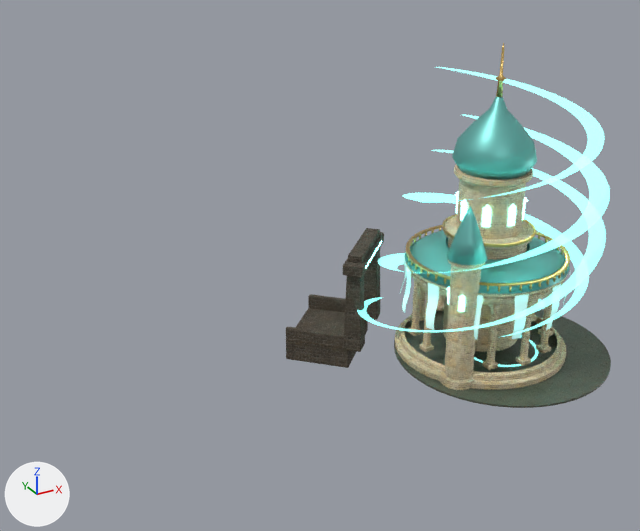
Two versions of the glTF model assets/models/map_temple/palaces/palace_wind.gltf, one commit apart.
The view is the same before and after, from a camera (50 mm lens) standing at (-52.4, -33.1, 32.8) and looking at (-21.4, 23.2, 4.7). The lights are fixed; the arrows at lower left show +X, +Y and +Z. The picture after the commit comes second. Vertices at exactly the same position are counted once.

The first picture shows 'Gate_wind', 'Gate_wind_Glyph', 'Wind_Banners', 'Wind_Gold', 'Wind_GroundRune', 'Wind_Palace', 'Wind_Paving', 'Wind_Ribbon_0', 'Wind_Ribbon_1', 'Wind_Ribbon_2', 'Wind_Roofs', 'Wind_Windows'.
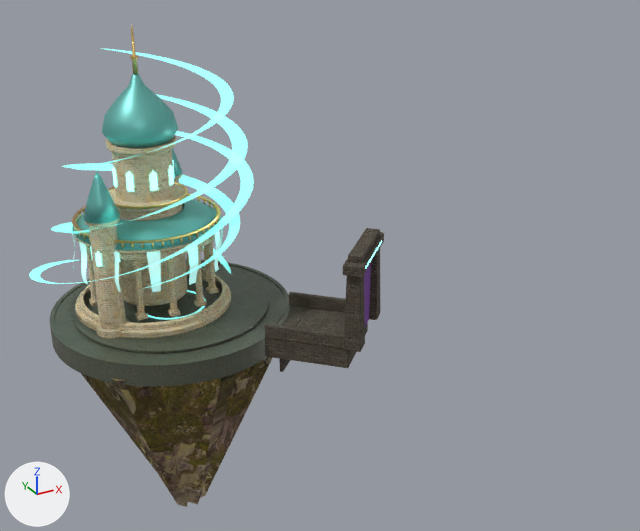
What differs and where, as boxes [x1, y1, x2, y2] in the pictures (640 x 531 px):
'Wind_Palace', moved: before [395, 164, 568, 390]; after [75, 136, 231, 338]
'Wind_Roofs', moved: before [405, 97, 570, 294]; after [72, 74, 221, 250]
'Wind_Paving', moved: before [394, 309, 611, 408]; after [73, 266, 268, 353]
'Wind_IsleRock', added (brown): after [81, 357, 273, 507]
'Wind_Isle', added: after [50, 259, 290, 387]
'Wind_Ribbon_2', moved: before [403, 67, 605, 337]; after [62, 48, 240, 290]
'Wind_Ribbon_0', moved: before [378, 115, 610, 303]; after [51, 94, 248, 274]
'Wind_Ribbon_1', moved: before [357, 150, 606, 332]; after [29, 131, 254, 284]
'Wind_Gold', moved: before [406, 43, 570, 292]; after [72, 24, 221, 249]
'Wind_Banners', moved: before [400, 254, 567, 339]; after [72, 217, 223, 292]
'Wind_Bridge', added: after [265, 292, 309, 372]
'Wind_Windows', surface changed, moved: before [447, 191, 528, 312]; after [90, 161, 174, 266]
'Gate_wind_Veil', added: after [364, 264, 371, 326]
'Wind_GroundRune', moved: before [474, 335, 538, 367]; after [147, 290, 206, 320]
'Gate_wind_Glyph', surface changed: [365, 240, 382, 269] in both

Patch to the scene script:
```diff
--- a/assets/models/map_temple/palaces/palace_wind.gltf.py
+++ b/assets/models/map_temple/palaces/palace_wind.gltf.py
@@ mat_th_wind_lit @@
 mat_th_wind_lit.emission_color = (0.263, 1.0, 0.926)  # cyan #8cfff7
-mat_th_wind_lit.emission_strength = 5.7
+mat_th_wind_lit.emission_strength = 2.138
@@ mat_th_rock @@
+mat_th_rock = bpy.data.materials.new('TH_Rock')
+# uses the picture img_aerial_rocks_02_diffuse
+# uses the picture img_aerial_rocks_02_nor_gl
+# uses the picture img_aerial_rocks_02_rough
@@ me_wind_banners @@
-me_wind_banners.from_pydata(...)  # 264 vertices, 240 faces; spans x -19.2..-7.21, y 7.18..19.16, z 3.73..7.13
+me_wind_banners.from_pydata(...)  # 264 vertices, 240 faces; spans x -38.29..-26.3, y 26.27..38.25, z 3.73..7.13
+# me_wind_banners part 1: the whole mesh is moved by (-19.09, 19.09, 0.0)
 me_wind_banners.materials.append(mat_th_windcloth)
@@ me_wind_gold @@
-me_wind_gold.from_pydata(...)  # 893 vertices, 2038 faces; spans x -19.0..-7.3, y 7.3..19.0, z 7.3..22.8
+me_wind_gold.from_pydata(...)  # 893 vertices, 2038 faces; spans x -38.1..-26.4, y 26.4..38.1, z 7.3..22.8
+# me_wind_gold part 2: the whole mesh is moved by (-19.1, 19.1, 0.0)
 me_wind_gold.materials.append(mat_th_gold)
@@ me_wind_groundrune @@
-me_wind_groundrune.from_pydata(...)  # 192 vertices, 576 faces; spans x -14.82..-9.22, y 9.22..14.82, z 0.15..0.19
+me_wind_groundrune.from_pydata(...)  # 192 vertices, 576 faces; spans x -33.91..-28.31, y 28.31..33.91, z 0.15..0.19
+# me_wind_groundrune part 3: the whole mesh is moved by (-19.09, 19.09, 0.0)
 me_wind_groundrune.materials.append(mat_th_wind_soft)
@@ me_wind_palace @@
-me_wind_palace.from_pydata(...)  # 9419 vertices, 18166 faces; spans x -19.55..-6.75, y 6.75..19.55, z 0.13..14.13
+me_wind_palace.from_pydata(...)  # 9419 vertices, 18166 faces; spans x -38.64..-25.84, y 25.84..38.64, z 0.13..14.13
+# me_wind_palace part 4: the whole mesh is moved by (-19.09, 19.09, 0.0)
 me_wind_palace.materials.append(mat_th_windwall)
@@ me_wind_paving @@
-me_wind_paving.from_pydata(...)  # 112 vertices, 220 faces; spans x -20.0..-4.0, y 4.0..20.0, z 0.0..0.2
+me_wind_paving.from_pydata(...)  # 112 vertices, 220 faces; spans x -39.1..-23.1, y 23.1..39.1, z 0.0..0.2
+# me_wind_paving part 5: the whole mesh is moved by (-19.1, 19.1, 0.0)
 me_wind_paving.materials.append(mat_th_paving)
@@ me_wind_ribbon_0 @@
-me_wind_ribbon_0.from_pydata(...)  # 320 vertices, 318 faces; spans x -20.5..-4.8, y 5.9..21.6, z 1.1..16.1
+me_wind_ribbon_0.from_pydata(...)  # 320 vertices, 318 faces; spans x -39.6..-23.9, y 25.0..40.7, z 1.1..16.1
+# me_wind_ribbon_0 part 6: the whole mesh is moved by (-19.1, 19.1, 0.0)
 me_wind_ribbon_0.materials.append(mat_th_wind_soft)
@@ me_wind_ribbon_1 @@
-me_wind_ribbon_1.from_pydata(...)  # 320 vertices, 318 faces; spans x -22.8..-4.0, y 5.1..21.9, z 2.1..13.1
+me_wind_ribbon_1.from_pydata(...)  # 320 vertices, 318 faces; spans x -41.9..-23.1, y 24.2..41.0, z 2.1..13.1
+# me_wind_ribbon_1 part 7: the whole mesh is moved by (-19.1, 19.1, 0.0)
 me_wind_ribbon_1.materials.append(mat_th_wind_soft)
@@ me_wind_ribbon_2 @@
-me_wind_ribbon_2.from_pydata(...)  # 320 vertices, 318 faces; spans x -19.3..-5.7, y 6.3..19.9, z 4.1..20.1
+me_wind_ribbon_2.from_pydata(...)  # 320 vertices, 318 faces; spans x -38.3..-24.8, y 25.4..39.0, z 4.1..20.1
+# me_wind_ribbon_2 part 8: the whole mesh is moved by (-19.1, 19.1, 0.0)
 me_wind_ribbon_2.materials.append(mat_th_wind_soft)
@@ me_wind_roofs @@
-me_wind_roofs.from_pydata(...)  # 475 vertices, 896 faces; spans x -19.05..-7.25, y 7.25..19.05, z 7.28..19.33
+me_wind_roofs.from_pydata(...)  # 475 vertices, 896 faces; spans x -38.14..-26.34, y 26.34..38.14, z 7.28..19.33
+# me_wind_roofs part 9: the whole mesh is moved by (-19.09, 19.09, 0.0)
 me_wind_roofs.materials.append(mat_th_patina)
@@ me_wind_windows @@
-me_wind_windows.from_pydata(...)  # 312 vertices, 432 faces; spans x -18.61..-8.82, y 8.82..18.61, z 5.33..12.28
+me_wind_windows.from_pydata(...)  # 312 vertices, 432 faces; spans x -37.7..-27.92, y 27.92..37.7, z 5.33..12.28
+# me_wind_windows part 10: the whole mesh is moved by (-19.09, 19.09, 0.0)
 me_wind_windows.materials.append(mat_th_wind_lit)
@@ me_gate_wind_veil @@
+me_gate_wind_veil.from_pydata([(-18.04, 21.22, 0.1), (-18.04, 21.22, 6.3), (-17.95, 21.14, 0.1), (-17.95, 21.14, 6.3), (-21.22, 18.04, 0.1), (-21.22, 18.04, 6.3), (-21.14, 17.95, 0.1), (-21.14, 17.95, 6.3)], [], [(0, 1, 3), (0, 3, 2), (2, 3, 7), (2, 7, 6), (6, 7, 5), (6, 5, 4), (4, 5, 1), (4, 1, 0), (2, 6, 4), (2, 4, 0), (7, 3, 1), (7, 1, 5)])
+me_gate_wind_veil.materials.append(mat_th_veil)  # dark purple #30213f
@@ ob_wind_islerock @@
+ob_wind_islerock = bpy.data.objects.new('Wind_IsleRock', me_wind_islerock)  # 48 vertices, 92 faces; spans x -40.5..-22.0, y 22.1..40.0, z -19.4..-1.4
+ob_wind_islerock.location = (0.0, 0.0, 0.0)
@@ ob_wind_isle @@
+ob_wind_isle = bpy.data.objects.new('Wind_Isle', me_wind_isle)  # 384 vertices, 1020 faces; spans x -41.0..-21.3, y 21.3..41.0, z -1.8..0.0
+ob_wind_isle.location = (0.0, 0.0, 0.0)
@@ ob_wind_bridge @@
+ob_wind_bridge = bpy.data.objects.new('Wind_Bridge', me_wind_bridge)  # 224 vertices, 432 faces; spans x -26.78..-21.09, y 21.09..26.78, z -3.6..1.1
+ob_wind_bridge.location = (0.0, 0.0, 0.0)
@@ ob_gate_wind_veil @@
+ob_gate_wind_veil = bpy.data.objects.new('Gate_wind_Veil', me_gate_wind_veil)
+ob_gate_wind_veil.location = (0.0, 0.0, 0.0)
```
